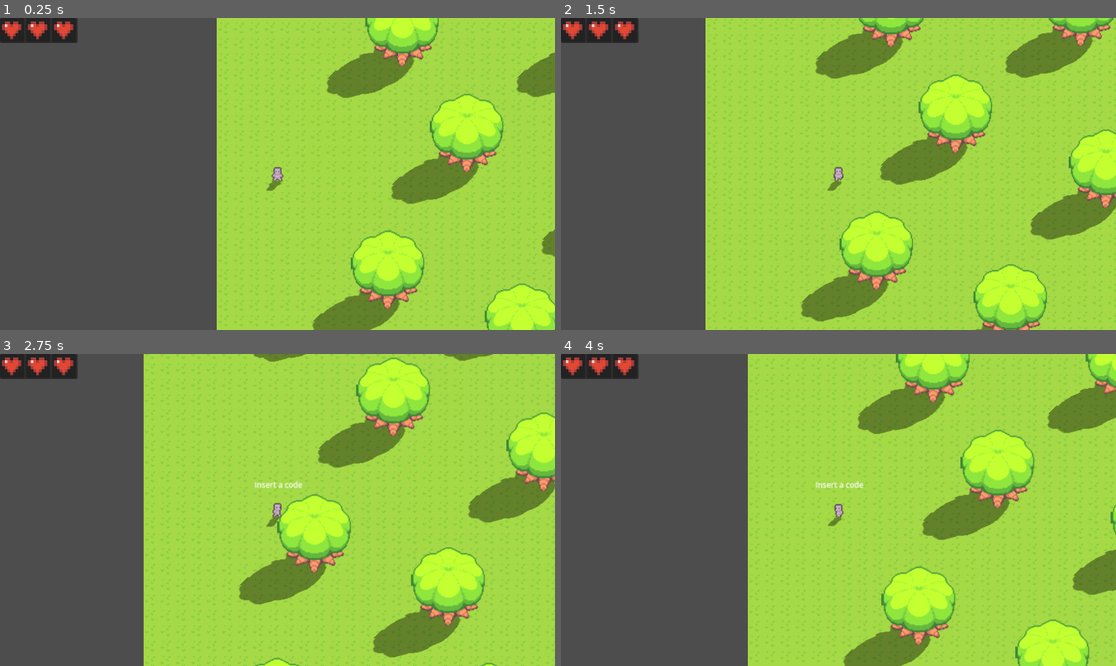
Above: before the commit, frames 1-4 (two rows, left to right).
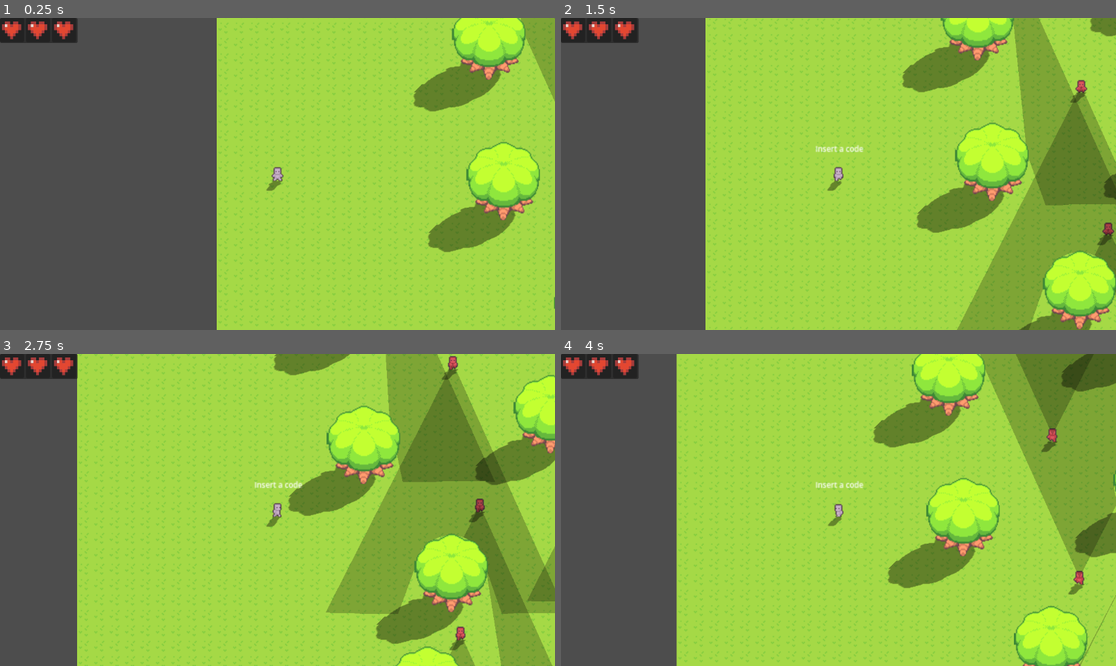
Above: after the commit, the same moments.

Repository: asuma312/red_hood_fox
Game: Godot game, scene res://main.tscn
The game is run twice, just before and just after one commit, with the same random seed, the same clock (stepped at 60 frames per second) and the same inputs.
Inputs (mouse positions are in pixels of both pictures, inside the frame that each line leads up to):
- Up to frame 1 (0.25 s): no input
- Up to frame 2 (1.5 s): tap Enter at 0.5 s; hold Right (rightarrow) 0.53-1.28 s; tap ` (startwriting) at 0.6, 1.35 s; click (838, 174) at 0.67 s; move the mouse to (727, 189) at 1.27 s; hold Down (downarrow) from 1.28 s (still down)
- Up to frame 3 (2.75 s): move the mouse to (333, 441) at 2.02 s; release Down (downarrow) at 2.03 s; hold Right (rightarrow) from 2.03 s (still down); tap Backspace at 2.1 s; tap ` (startwriting) at 2.3 s
- Up to frame 4 (4 s): move the mouse to (810, 572) at 2.77 s; release Right (rightarrow) at 2.78 s; hold Up (uparrow) 2.78-3.53 s; tap Delete at 2.85 s; click (810, 572) at 2.92 s; tap ` (startwriting) at 3.05, 3.6 s; move the mouse to (1005, 556) at 3.52 s; hold Left (leftarrow) from 3.53 s (still down)

The runs differ from the first frame. In frame 1, 18% of the frame differs, in the area x 56-100%, y 0-100%; in frame 2, 30%; in frame 3, 48%, in the area x 13-100%, y 0-100%; in frame 4, 40%.

Commit message:
changing the way the vision works

Diff:
--- a/chars/basechar.gd
+++ b/chars/basechar.gd
@@ -6,7 +6,7 @@
 var last_direction
 
 var in_shadow:bool = true
-var is_writing:bool = false
+var is_writing:bool = true
 var is_cheat_text_reset:bool = false
 var can_write:bool = true
 
@@ -93,10 +93,10 @@
 
 func _input(event: InputEvent) -> void:
 	if event is InputEventKey and event.pressed==true:
+		cheat_code.visible = is_writing
 		if event.is_action("startwriting"):
-			is_writing = true if not is_writing else false
+			is_writing = true
 			is_cheat_text_reset = true
-			cheat_code.visible = is_writing
 			cheat_code.text = 'Insert a code'
 			if cheat_node:
 				cheat_node.visible = false
--- a/chars/basechar.tscn
+++ b/chars/basechar.tscn
@@ -147,7 +147,6 @@
 size = Vector2(8, 14)
 
 [node name="basechar" type="CharacterBody2D"]
-collision_layer = 3
 collision_mask = 3
 script = ExtResource("1_qlr3n")
 
--- a/chars/enemy.gd
+++ b/chars/enemy.gd
@@ -1,13 +1,13 @@
 extends CharacterBody2D
 
-var speed = 50
+var speed = 95
 var last_move = "up"
 var last_index = 0
 var actual_move
 var enemy_state
 var direction = Vector2.ZERO
 var initial_position:Vector2
-
+var awareness_level:int = 1
 
 var vectors = {
 	"up": Vector2(0, -1),
@@ -28,10 +28,11 @@
 @onready var visible_fov: RayCast2D = $fov/fov_big/visible_fov
 
 @onready var fov_small: Polygon2D = $fov/fov_small
-@onready var fov_polyon_checkers: Node2D = $fov/fov_polyon_checkers
-
-
-@onready var current_fov: CollisionPolygon2D
+@onready var fov_polyon_checkers_big: Node2D = $fov/fov_polyon_checkers_big
+@onready var fov_polyon_checkers_small: Node2D = $fov/fov_polyon_checkers_small
+@onready var fov_polyon_checkers: Node2D
+
+@onready var current_fovs: Array[CollisionPolygon2D]
 @onready var current_cone: Polygon2D
 @onready var player_finder: RayCast2D = $player_finder
 @onready var player:CharacterBody2D
@@ -57,14 +58,8 @@
 @onready var shadow_checker: Area2D = $shadow_checker
 
 var in_shadow:bool = false
-
-
-var move_sequence: Array = [
-	"up", "up", "up", "up", "up", "up", "up", "up", "up", "up",
-	"right", "right", "right", "right", "right", "right", "right", "right", "right", "right",
-	"down", "down", "down", "down", "down", "down", "down", "down", "down", "down",
-	"left", "left", "left", "left", "left", "left", "left", "left", "left", "left"
-]
+@export_enum("left", "right", "up", "down") var move_sequence: Array[String]
+
 
 func fov_polygons():
 	if not current_cone:
@@ -82,12 +77,7 @@
 			_position = polygon.to_local(_position)
 			array_vector.append(_position)
 	array_vector.append(Vector2(0,0))
-	print("**")
-	print(array_vector)
 	current_cone.polygon = array_vector
-
-
-
 
 func light_verifier():
 	fov_polygons()
@@ -97,20 +87,22 @@
 		fov_range_big.disabled = true
 		fov_range_medium.disabled = true
 
-		current_fov = fov_range_small
+		current_fovs = [fov_range_small]
 
 		fov_big.visible = false
 		fov_small.visible = true
 		current_cone = fov_small
+		fov_polyon_checkers = fov_polyon_checkers_small
 	else:
 		fov_range_big.disabled = false
 		fov_range_medium.disabled = false
-		fov_range_small.disabled = true
-		current_fov = fov_range_big
+		fov_range_small.disabled = false
+		current_fovs = [fov_range_big,fov_range_medium,fov_range_small]
 
 		fov_big.visible = true
 		fov_small.visible = false
 		current_cone = fov_big
+		fov_polyon_checkers = fov_polyon_checkers_big
 
 
 	for area in shadow_checker.get_overlapping_areas():
@@ -232,6 +224,24 @@
 	elif enemy_state == 'idle':
 		animated_sprite_2d.play("idle_down")
 
+func is_player_in_fov(player_pos: Vector2) -> bool:
+	for fov in current_fovs:
+		# Get the polygon points in local space
+		var local_polygon_points = fov.polygon
+		# Get the global transform
+		var global_transform = fov.get_global_transform_with_canvas()
+		# Transform the local points to global coordinates
+		var global_polygon_points = []
+		for point in local_polygon_points:
+			var global_point = global_transform * point
+			global_polygon_points.append(global_point)
+		# Check if the player's position is inside the polygon
+		if Geometry2D.is_point_in_polygon(player_pos, global_polygon_points):
+			return true  # Player is inside this FOV
+	return false  # Player is not inside any FOV
+
+
+
 
 func detect_player() -> void:
 	for body in fov.get_overlapping_bodies():
@@ -242,8 +252,12 @@
 			if body.is_in_shadow() and enemy_state != 'chasing':
 				return
 
+
 			player = body
 			perma_player = player
+			print(is_player_in_fov(player.global_position))
+
+
 			if sight_timer.is_stopped() and enemy_state not in ["chasing","chasing_ghost","waiting_to_run"]:
 				move_timer.stop()
 				enemy_state = 'waiting_to_run'
--- a/chars/enemy.tscn
+++ b/chars/enemy.tscn
@@ -288,8 +288,10 @@
 
 [node name="enemy" type="CharacterBody2D"]
 position = Vector2(-1, 1)
-collision_mask = 2
+collision_layer = 3
+collision_mask = 3
 script = ExtResource("1_jtfdr")
+move_sequence = Array[String]([""])
 
 [node name="AnimatedSprite2D" type="AnimatedSprite2D" parent="."]
 sprite_frames = SubResource("SpriteFrames_akp2r")
@@ -327,96 +329,135 @@
 color = Color(0, 0, 0, 0.243137)
 polygon = PackedVector2Array(3, -2, 68, -30, 67, 0, 66, 31)
 
-[node name="fov_polyon_checkers" type="Node2D" parent="fov"]
+[node name="fov_polyon_checkers_big" type="Node2D" parent="fov"]
 visible = false
 
-[node name="RayCast2D" type="RayCast2D" parent="fov/fov_polyon_checkers"]
+[node name="RayCast2D" type="RayCast2D" parent="fov/fov_polyon_checkers_big"]
 target_position = Vector2(261, -118)
-collision_mask = 2
-
-[node name="RayCast2D2" type="RayCast2D" parent="fov/fov_polyon_checkers"]
+collision_mask = 4
+
+[node name="RayCast2D2" type="RayCast2D" parent="fov/fov_polyon_checkers_big"]
 target_position = Vector2(260, -108)
-collision_mask = 2
-
-[node name="RayCast2D3" type="RayCast2D" parent="fov/fov_polyon_checkers"]
+collision_mask = 4
+
+[node name="RayCast2D3" type="RayCast2D" parent="fov/fov_polyon_checkers_big"]
 target_position = Vector2(260, -94)
-collision_mask = 2
-
-[node name="RayCast2D4" type="RayCast2D" parent="fov/fov_polyon_checkers"]
+collision_mask = 4
+
+[node name="RayCast2D4" type="RayCast2D" parent="fov/fov_polyon_checkers_big"]
 target_position = Vector2(260, -79)
-collision_mask = 2
-
-[node name="RayCast2D5" type="RayCast2D" parent="fov/fov_polyon_checkers"]
+collision_mask = 4
+
+[node name="RayCast2D5" type="RayCast2D" parent="fov/fov_polyon_checkers_big"]
 target_position = Vector2(260, -63)
-collision_mask = 2
-
-[node name="RayCast2D6" type="RayCast2D" parent="fov/fov_polyon_checkers"]
+collision_mask = 4
+
+[node name="RayCast2D6" type="RayCast2D" parent="fov/fov_polyon_checkers_big"]
 target_position = Vector2(261, -51)
-collision_mask = 2
-
-[node name="RayCast2D7" type="RayCast2D" parent="fov/fov_polyon_checkers"]
+collision_mask = 4
+
+[node name="RayCast2D7" type="RayCast2D" parent="fov/fov_polyon_checkers_big"]
 target_position = Vector2(261, -37)
-collision_mask = 2
-
-[node name="RayCast2D8" type="RayCast2D" parent="fov/fov_polyon_checkers"]
+collision_mask = 4
+
+[node name="RayCast2D8" type="RayCast2D" parent="fov/fov_polyon_checkers_big"]
 target_position = Vector2(261, -22)
-collision_mask = 2
-
-[node name="RayCast2D10" type="RayCast2D" parent="fov/fov_polyon_checkers"]
+collision_mask = 4
+
+[node name="RayCast2D10" type="RayCast2D" parent="fov/fov_polyon_checkers_big"]
 target_position = Vector2(261, -11)
-collision_mask = 2
-
-[node name="RayCast2D11" type="RayCast2D" parent="fov/fov_polyon_checkers"]
+collision_mask = 4
+
+[node name="RayCast2D11" type="RayCast2D" parent="fov/fov_polyon_checkers_big"]
 target_position = Vector2(261, -1)
-collision_mask = 2
-
-[node name="RayCast2D12" type="RayCast2D" parent="fov/fov_polyon_checkers"]
+collision_mask = 4
+
+[node name="RayCast2D12" type="RayCast2D" parent="fov/fov_polyon_checkers_big"]
 target_position = Vector2(261, 10)
-collision_mask = 2
-
-[node name="RayCast2D13" type="RayCast2D" parent="fov/fov_polyon_checkers"]
+collision_mask = 4
+
+[node name="RayCast2D13" type="RayCast2D" parent="fov/fov_polyon_checkers_big"]
 target_position = Vector2(261, 21)
-collision_mask = 2
-
-[node name="RayCast2D14" type="RayCast2D" parent="fov/fov_polyon_checkers"]
+collision_mask = 4
+
+[node name="RayCast2D14" type="RayCast2D" parent="fov/fov_polyon_checkers_big"]
 target_position = Vector2(261, 33)
-collision_mask = 2
-
-[node name="RayCast2D15" type="RayCast2D" parent="fov/fov_polyon_checkers"]
+collision_mask = 4
+
+[node name="RayCast2D15" type="RayCast2D" parent="fov/fov_polyon_checkers_big"]
 target_position = Vector2(261, 44)
-collision_mask = 2
-
-[node name="RayCast2D16" type="RayCast2D" parent="fov/fov_polyon_checkers"]
+collision_mask = 4
+
+[node name="RayCast2D16" type="RayCast2D" parent="fov/fov_polyon_checkers_big"]
 target_position = Vector2(261, 57)
-collision_mask = 2
-
-[node name="RayCast2D17" type="RayCast2D" parent="fov/fov_polyon_checkers"]
+collision_mask = 4
+
+[node name="RayCast2D17" type="RayCast2D" parent="fov/fov_polyon_checkers_big"]
 target_position = Vector2(261, 67)
-collision_mask = 2
-
-[node name="RayCast2D19" type="RayCast2D" parent="fov/fov_polyon_checkers"]
+collision_mask = 4
+
+[node name="RayCast2D19" type="RayCast2D" parent="fov/fov_polyon_checkers_big"]
 target_position = Vector2(261, 78)
-collision_mask = 2
-
-[node name="RayCast2D20" type="RayCast2D" parent="fov/fov_polyon_checkers"]
+collision_mask = 4
+
+[node name="RayCast2D20" type="RayCast2D" parent="fov/fov_polyon_checkers_big"]
 target_position = Vector2(261, 91)
-collision_mask = 2
-
-[node name="RayCast2D21" type="RayCast2D" parent="fov/fov_polyon_checkers"]
+collision_mask = 4
+
+[node name="RayCast2D21" type="RayCast2D" parent="fov/fov_polyon_checkers_big"]
 target_position = Vector2(260, 102)
-collision_mask = 2
-
-[node name="RayCast2D22" type="RayCast2D" parent="fov/fov_polyon_checkers"]
+collision_mask = 4
+
+[node name="RayCast2D22" type="RayCast2D" parent="fov/fov_polyon_checkers_big"]
 target_position = Vector2(260, 112)
-collision_mask = 2
-
-[node name="RayCast2D23" type="RayCast2D" parent="fov/fov_polyon_checkers"]
+collision_mask = 4
+
+[node name="RayCast2D23" type="RayCast2D" parent="fov/fov_polyon_checkers_big"]
 target_position = Vector2(260, 123)
-collision_mask = 2
-
-[node name="RayCast2D24" type="RayCast2D" parent="fov/fov_polyon_checkers"]
+collision_mask = 4
+
+[node name="RayCast2D24" type="RayCast2D" parent="fov/fov_polyon_checkers_big"]
 target_position = Vector2(259, 132)
-collision_mask = 2
+collision_mask = 4
+
+[node name="fov_polyon_checkers_small" type="Node2D" parent="fov"]
+visible = false
+
+[node name="RayCast2D" type="RayCast2D" parent="fov/fov_polyon_checkers_small"]
+target_position = Vector2(68, -30)
+collision_mask = 4
+
+[node name="RayCast2D2" type="RayCast2D" parent="fov/fov_polyon_checkers_small"]
+target_position = Vector2(68, -24)
+collision_mask = 4
+
+[node name="RayCast2D3" type="RayCast2D" parent="fov/fov_polyon_checkers_small"]
+target_position = Vector2(68, -17)
+collision_mask = 4
+
+[node name="RayCast2D4" type="RayCast2D" parent="fov/fov_polyon_checkers_small"]
+target_position = Vector2(67, -10)
+collision_mask = 4
+
+[node name="RayCast2D5" type="RayCast2D" parent="fov/fov_polyon_checkers_small"]
+target_position = Vector2(67, -3)
+collision_mask = 4
+
+[node name="RayCast2D6" type="RayCast2D" parent="fov/fov_polyon_checkers_small"]
+target_position = Vector2(67, 5)
+collision_mask = 4
+
+[node name="RayCast2D7" type="RayCast2D" parent="fov/fov_polyon_checkers_small"]
+target_position = Vector2(66, 13)
+collision_mask = 4
+
+[node name="RayCast2D8" type="RayCast2D" parent="fov/fov_polyon_checkers_small"]
+target_position = Vector2(65, 20)
+collision_mask = 4
+
+[node name="RayCast2D9" type="RayCast2D" parent="fov/fov_polyon_checkers_small"]
+target_position = Vector2(64, 27)
+collision_mask = 4
 
 [node name="move_timer" type="Timer" parent="."]
 wait_time = 0.2
@@ -428,6 +469,7 @@
 [node name="NavigationAgent2D" type="NavigationAgent2D" parent="."]
 
 [node name="sight_timer" type="Timer" parent="."]
+wait_time = 0.3
 one_shot = true
 
 [node name="searching_timer" type="Timer" parent="."]
--- a/objects/map.tscn
+++ b/objects/map.tscn
@@ -1228,70 +1228,64 @@
 [node name="Objects" type="Node2D" parent="."]
 
 [node name="tree" parent="Objects" instance=ExtResource("4_jxtm7")]
-position = Vector2(826, 495)
+position = Vector2(392, 380)
+
+[node name="tree10" parent="Objects" instance=ExtResource("4_jxtm7")]
+position = Vector2(214, 528)
+
+[node name="tree11" parent="Objects" instance=ExtResource("4_jxtm7")]
+position = Vector2(367, 497)
+
+[node name="tree12" parent="Objects" instance=ExtResource("4_jxtm7")]
+position = Vector2(578, 523)
+
+[node name="tree13" parent="Objects" instance=ExtResource("4_jxtm7")]
+position = Vector2(774, 472)
+
+[node name="tree14" parent="Objects" instance=ExtResource("4_jxtm7")]
+position = Vector2(895, 567)
+
+[node name="tree15" parent="Objects" instance=ExtResource("4_jxtm7")]
+position = Vector2(1084, 531)
+
+[node name="tree2" parent="Objects" instance=ExtResource("4_jxtm7")]
+position = Vector2(301, 247)
+
+[node name="tree16" parent="Objects" instance=ExtResource("4_jxtm7")]
+position = Vector2(286, 101)
+
+[node name="tree17" parent="Objects" instance=ExtResource("4_jxtm7")]
+position = Vector2(481, 43)
+
+[node name="tree19" parent="Objects" instance=ExtResource("4_jxtm7")]
+position = Vector2(969, 26)
+
+[node name="tree20" parent="Objects" instance=ExtResource("4_jxtm7")]
+position = Vector2(1079, 80)
+
+[node name="tree18" parent="Objects" instance=ExtResource("4_jxtm7")]
+position = Vector2(706, 68)
 
 [node name="tree3" parent="Objects" instance=ExtResource("4_jxtm7")]
-position = Vector2(563, 536)
+position = Vector2(495, 215)
 
 [node name="tree4" parent="Objects" instance=ExtResource("4_jxtm7")]
-position = Vector2(675, 370)
-
-[node name="tree22" parent="Objects" instance=ExtResource("4_jxtm7")]
-position = Vector2(511, 379)
+position = Vector2(642, 353)
 
 [node name="tree5" parent="Objects" instance=ExtResource("4_jxtm7")]
-position = Vector2(657, 197)
+position = Vector2(709, 181)
+
+[node name="tree6" parent="Objects" instance=ExtResource("4_jxtm7")]
+position = Vector2(844, 312)
+
+[node name="tree7" parent="Objects" instance=ExtResource("4_jxtm7")]
+position = Vector2(950, 155)
 
 [node name="tree8" parent="Objects" instance=ExtResource("4_jxtm7")]
-position = Vector2(630, 76)
+position = Vector2(1003, 401)
 
 [node name="tree9" parent="Objects" instance=ExtResource("4_jxtm7")]
-position = Vector2(393, 86)
-
-[node name="tree10" parent="Objects" instance=ExtResource("4_jxtm7")]
-position = Vector2(419, 254)
-
-[node name="tree11" parent="Objects" instance=ExtResource("4_jxtm7")]
-position = Vector2(362, 514)
-
-[node name="tree12" parent="Objects" instance=ExtResource("4_jxtm7")]
-position = Vector2(142, 509)
-
-[node name="tree13" parent="Objects" instance=ExtResource("4_jxtm7")]
-position = Vector2(181, 339)
-
-[node name="tree14" parent="Objects" instance=ExtResource("4_jxtm7")]
-position = Vector2(196, 87)
-
-[node name="tree15" parent="Objects" instance=ExtResource("4_jxtm7")]
-position = Vector2(263, 197)
-
-[node name="tree16" parent="Objects" instance=ExtResource("4_jxtm7")]
-position = Vector2(320, 394)
-
-[node name="tree17" parent="Objects" instance=ExtResource("4_jxtm7")]
-position = Vector2(678, 580)
-
-[node name="tree19" parent="Objects" instance=ExtResource("4_jxtm7")]
-position = Vector2(998, 36)
-
-[node name="tree20" parent="Objects" instance=ExtResource("4_jxtm7")]
-position = Vector2(1053, 394)
-
-[node name="tree21" parent="Objects" instance=ExtResource("4_jxtm7")]
-position = Vector2(1028, 192)
-
-[node name="tree18" parent="Objects" instance=ExtResource("4_jxtm7")]
-position = Vector2(963, 556)
-
-[node name="tree6" parent="Objects" instance=ExtResource("4_jxtm7")]
-position = Vector2(817, 85)
-
-[node name="tree7" parent="Objects" instance=ExtResource("4_jxtm7")]
-position = Vector2(921, 339)
-
-[node name="tree2" parent="Objects" instance=ExtResource("4_jxtm7")]
-position = Vector2(914, 170)
+position = Vector2(1090, 264)
 
 [node name="lightsources" type="Node2D" parent="."]
 
@@ -1300,9 +1294,75 @@
 energy = 0.57
 
 [node name="enemies" type="Node2D" parent="."]
+position = Vector2(-1, 0)
 
 [node name="enemy" parent="enemies" instance=ExtResource("6_ggq5o")]
-position = Vector2(524, 269)
+position = Vector2(420, 315)
+move_sequence = Array[String](["up", "up", "up", "up", "up", "down", "down", "down", "down"])
+
+[node name="enemy10" parent="enemies" instance=ExtResource("6_ggq5o")]
+position = Vector2(392, 167)
+move_sequence = Array[String](["up", "up", "up", "up", "up", "down", "down", "down", "down"])
+
+[node name="enemy14" parent="enemies" instance=ExtResource("6_ggq5o")]
+position = Vector2(318, 30)
+move_sequence = Array[String](["up", "up", "up", "up", "up", "down", "down", "down", "down"])
+
+[node name="enemy15" parent="enemies" instance=ExtResource("6_ggq5o")]
+position = Vector2(604, 20)
+move_sequence = Array[String](["up", "up", "up", "up", "up", "down", "down", "down", "down"])
+
+[node name="enemy16" parent="enemies" instance=ExtResource("6_ggq5o")]
+position = Vector2(830, 22)
+move_sequence = Array[String](["up", "up", "up", "up", "up", "down", "down", "down", "down"])
+
+[node name="enemy17" parent="enemies" instance=ExtResource("6_ggq5o")]
+position = Vector2(830, 22)
+move_sequence = Array[String](["up", "up", "up", "up", "up", "down", "down", "down", "down"])
+
+[node name="enemy18" parent="enemies" instance=ExtResource("6_ggq5o")]
+position = Vector2(1052, 21)
+move_sequence = Array[String](["up", "up", "up", "up", "up", "down", "down", "down", "down"])
+
+[node name="enemy11" parent="enemies" instance=ExtResource("6_ggq5o")]
+position = Vector2(601, 155)
+move_sequence = Array[String](["up", "up", "up", "up", "up", "down", "down", "down", "down"])
+
+[node name="enemy12" parent="enemies" instance=ExtResource("6_ggq5o")]
+position = Vector2(811, 123)
+move_sequence = Array[String](["up", "up", "up", "up", "up", "down", "down", "down", "down"])
+
+[node name="enemy13" parent="enemies" instance=ExtResource("6_ggq5o")]
+position = Vector2(1032, 182)
+move_sequence = Array[String](["up", "up", "up", "up", "up", "down", "down", "down", "down"])
+
+[node name="enemy5" parent="enemies" instance=ExtResource("6_ggq5o")]
+position = Vector2(400, 448)
+move_sequence = Array[String](["up", "up", "up", "up", "up", "down", "down", "down", "down"])
+
+[node name="enemy6" parent="enemies" instance=ExtResource("6_ggq5o")]
+position = Vector2(615, 463)
+move_sequence = Array[String](["up", "up", "up", "up", "up", "down", "down", "down", "down"])
+
+[node name="enemy7" parent="enemies" instance=ExtResource("6_ggq5o")]
+position = Vector2(808, 408)
+move_sequence = Array[String](["up", "up", "up", "up", "up", "down", "down", "down", "down"])
+
+[node name="enemy9" parent="enemies" instance=ExtResource("6_ggq5o")]
+position = Vector2(939, 518)
+move_sequence = Array[String](["up", "up", "up", "up", "up", "down", "down", "down", "down"])
+
+[node name="enemy2" parent="enemies" instance=ExtResource("6_ggq5o")]
+position = Vector2(613, 285)
+move_sequence = Array[String](["up", "up", "up", "up", "up", "down", "down", "down", "down"])
+
+[node name="enemy3" parent="enemies" instance=ExtResource("6_ggq5o")]
+position = Vector2(826, 244)
+move_sequence = Array[String](["up", "up", "up", "up", "up", "down", "down", "down", "down"])
+
+[node name="enemy4" parent="enemies" instance=ExtResource("6_ggq5o")]
+position = Vector2(932, 317)
+move_sequence = Array[String](["up", "up", "up", "up", "up", "down", "down", "down", "down"])
 
 [node name="StaticBody2D" type="StaticBody2D" parent="."]
 
--- a/objects/tree.tscn
+++ b/objects/tree.tscn
@@ -11,10 +11,6 @@
 collision_layer = 7
 collision_mask = 7
 script = ExtResource("1_wp2xp")
-
-[node name="Polygon2D" type="Polygon2D" parent="."]
-position = Vector2(-3, 45)
-polygon = PackedVector2Array(0, 0, 261, -118, 260, -108, 260, -94, 261, 33, 262.858, 48.9583, 571, 52)
 
 [node name="topdowntree" type="Sprite2D" parent="."]
 z_index = 1
--- a/scripts/shadow_walk_node.gd
+++ b/scripts/shadow_walk_node.gd
@@ -3,7 +3,7 @@
 var activated:bool = false
 var can_teleport:bool = false
 var teleport_pos:Vector2
-var temp_speed = 900
+var temp_speed = 600
 
 @onready var parent: CharacterBody2D = $".."
 @onready var in_shadow: CollisionShape2D = $range/in_shadow
Not shown: 1 places in chars/enemy.tscn that only renumber resources
